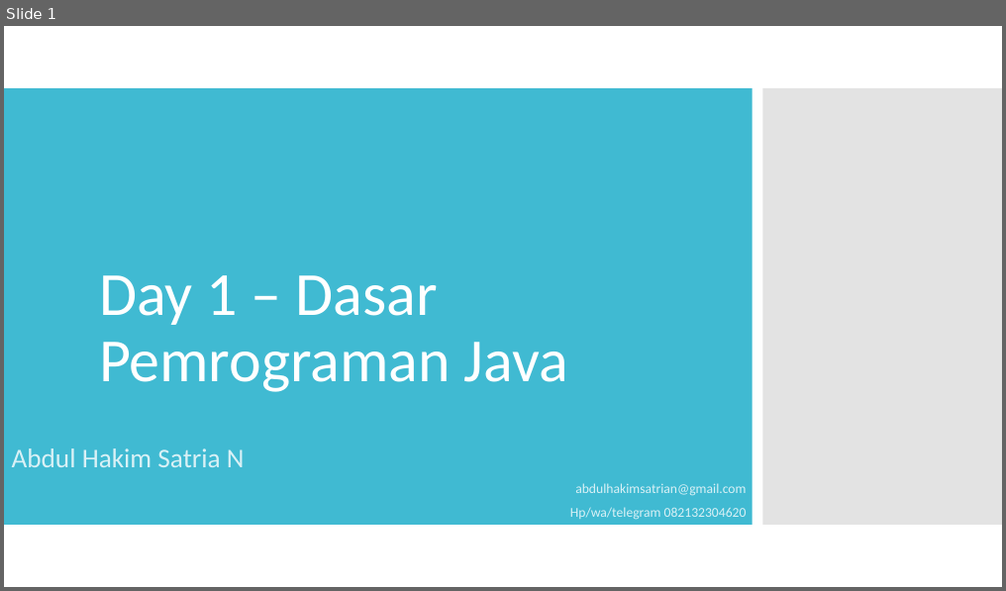
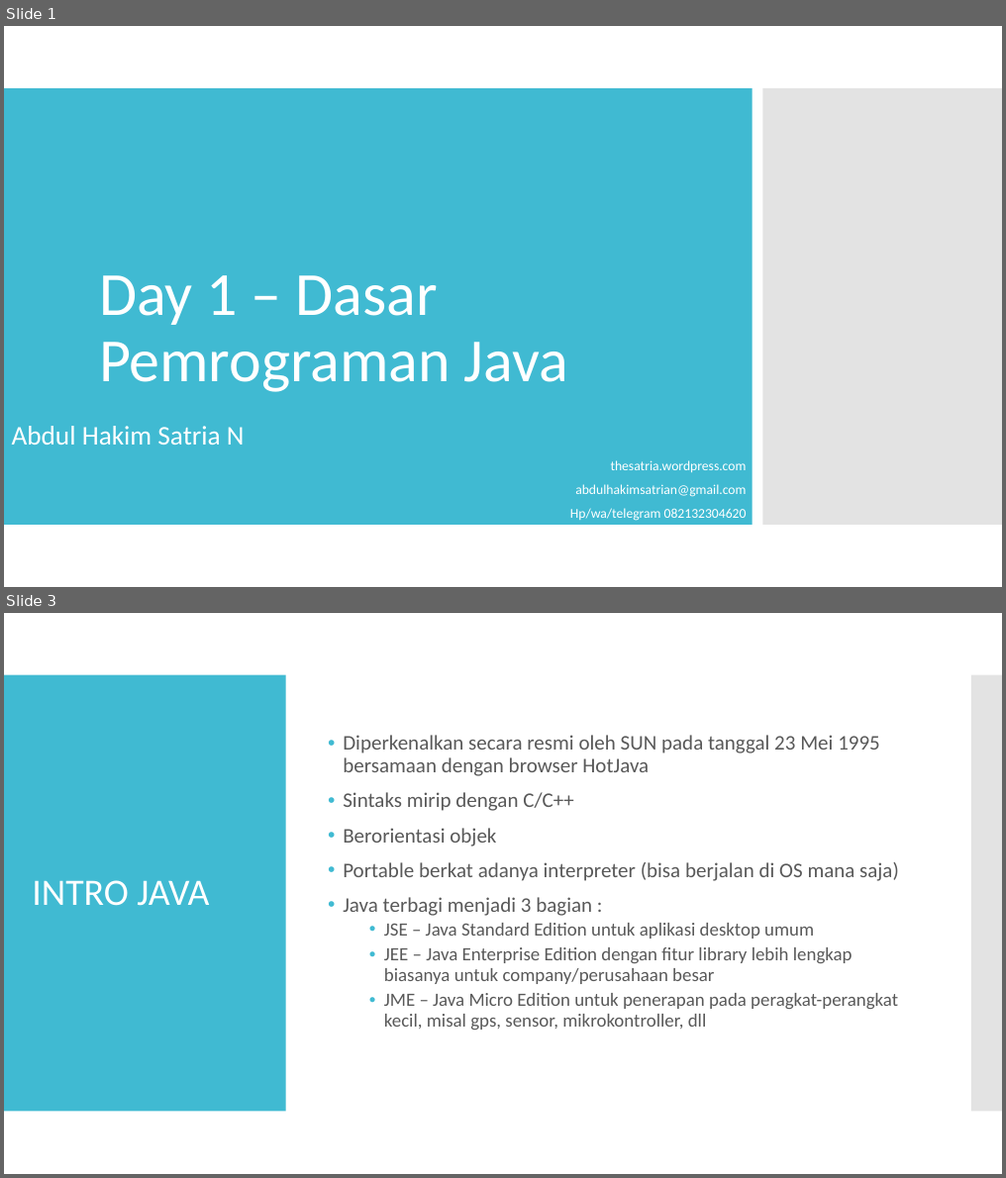
Before and after one commit to satrianusantara/JavaBasic, a slide deck: Materi/Day 1 – Dasar Pemrograman Java.ppt. Shown one above the other, each under a label of ours: slide 1 before the commit, slides 1 and 3 after it; the slides between them are not shown. The pictures are 1006x591 and 1006x1178 pixels, drawn with LibreOffice and Linux fonts; fonts in the diff are those of the drawing. Boxes give left, top, right and bottom in pixels: in the first picture for what was removed or moved away, otherwise in the second. Text is boxed around its words. In the diff, an @@ line names an element or a change of style, - is before the commit and + after.

```diff
--- a/Materi/Day 1 – Dasar Pemrograman Java.ppt
+++ b/Materi/Day 1 – Dasar Pemrograman Java.ppt
@@ slide 3 added at (4,613,1002,1174), background #FFFFFF @@
@@ rectangle added at (4,675,286,1111), fill #40BAD2 @@
@@ rectangle added at (970,675,1002,1111), fill #C8C8C8 at 50% opacity @@
@@ text added at (343,735,899,1030), 18 pt, text #595959 @@
+• Diperkenalkan secara resmi oleh SUN pada tanggal 23 Mei 1995 bersamaan dengan browser HotJava
+• Sintaks mirip dengan C/C++
+• Berorientasi objek
+• Portable berkat adanya interpreter (bisa berjalan di OS mana saja)
+• Java terbagi menjadi 3 bagian :
+  • JSE – Java Standard Edition untuk aplikasi desktop umum
+  • JEE – Java Enterprise Edition dengan fitur library lebih lengkap biasanya untuk company/perusahaan besar
+  • JME – Java Micro Edition untuk penerapan pada peragkat-perangkat kecil, misal gps, sensor, mikrokontroller, dll
@@ title added at (32,880,209,906), 36 pt, text #FFFFFF @@
+INTRO JAVA
@@ slide 1 changed as well @@
@@ subtitle "Abdul Hakim Satria N": place and size @@
-subtitle "Abdul Hakim Satria N" at (12,449,746,520)
+subtitle "Abdul Hakim Satria N" at (12,426,746,521)
@@ subtitle at (12,426,746,521): text colour #D9F1F6 to #FFFFFF in "Abdul Hakim Satria N", "abdulhakimsatrian@gmail.com", "Hp/wa/telegram 082132304620" @@
@@ subtitle at (611,461,746,472): paragraph added @@
+thesatria.wordpress.com
```
Also in this commit, not shown: 19 other slides added, 6 slides removed.
